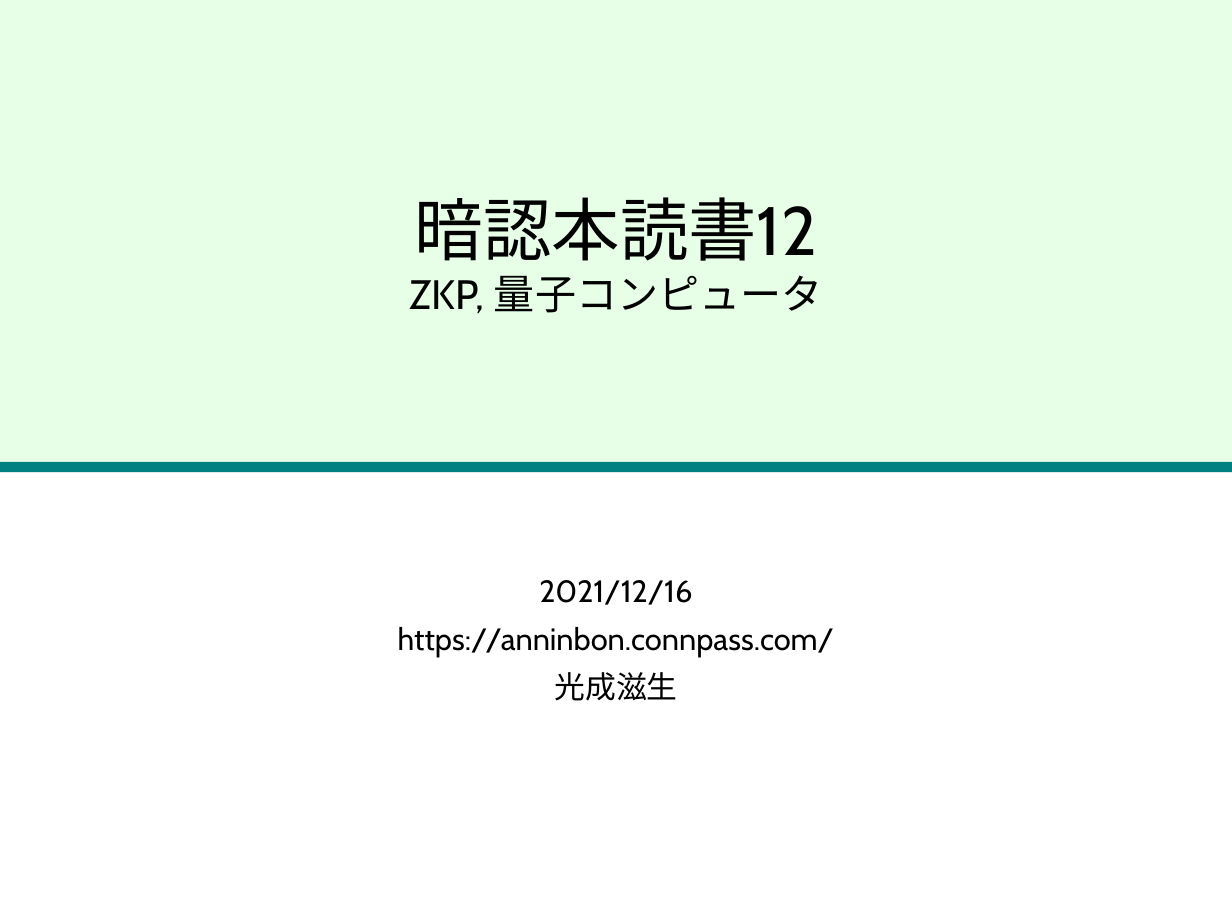
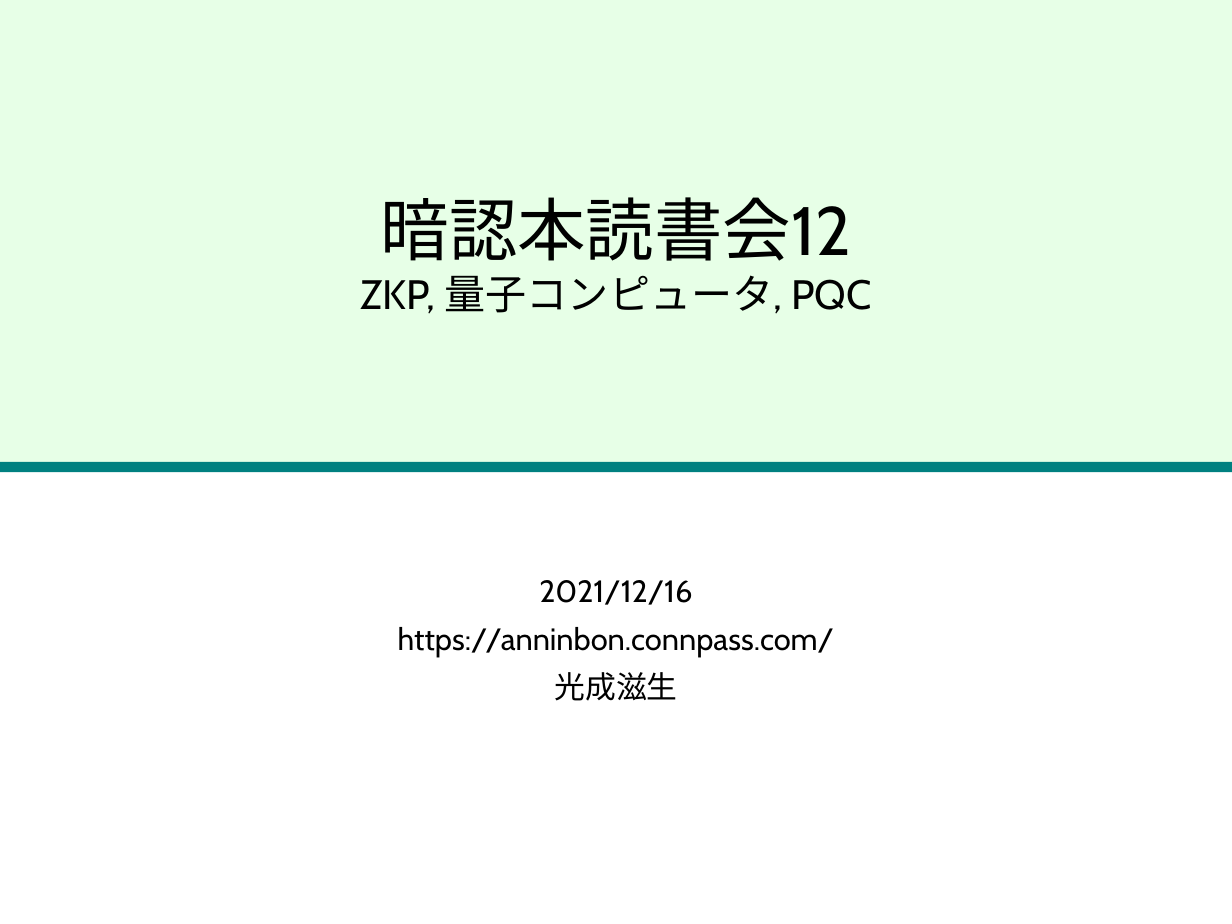
Before and after one commit to herumi/anninbon, a slide deck: slide 1 of lec/anninbon12.pptx. Drawn at 1232x924 pixels with LibreOffice and Linux fonts; fonts in the diff are those of the drawing; background and template pictures are left out. Boxes give left, top, right and bottom in pixels: in the first picture for what was removed or moved away, otherwise in the second. Text is boxed around its words. In the diff, an @@ line names an element or a change of style, - is before the commit and + after.

```diff
--- a/lec/anninbon12.pptx
+++ b/lec/anninbon12.pptx
@@ title at [360,197,871,314]: text changed @@
-暗認本読書12
-ZKP, 量子コンピュータ
+暗認本読書会12
+ZKP, 量子コンピュータ, PQC
```
Also in this commit, not shown: 1 other slide changed, 5 slides added, 1 other file.
